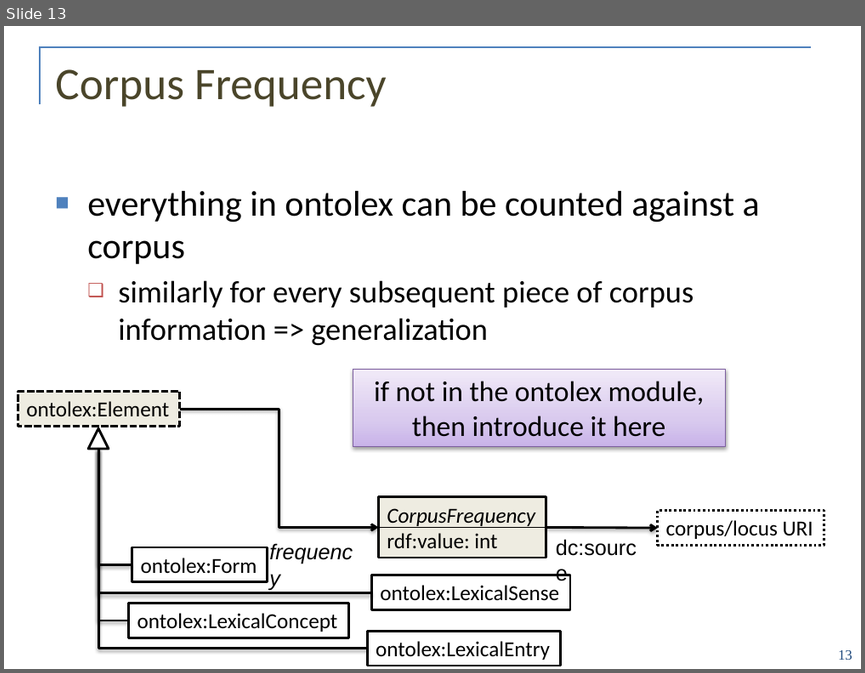
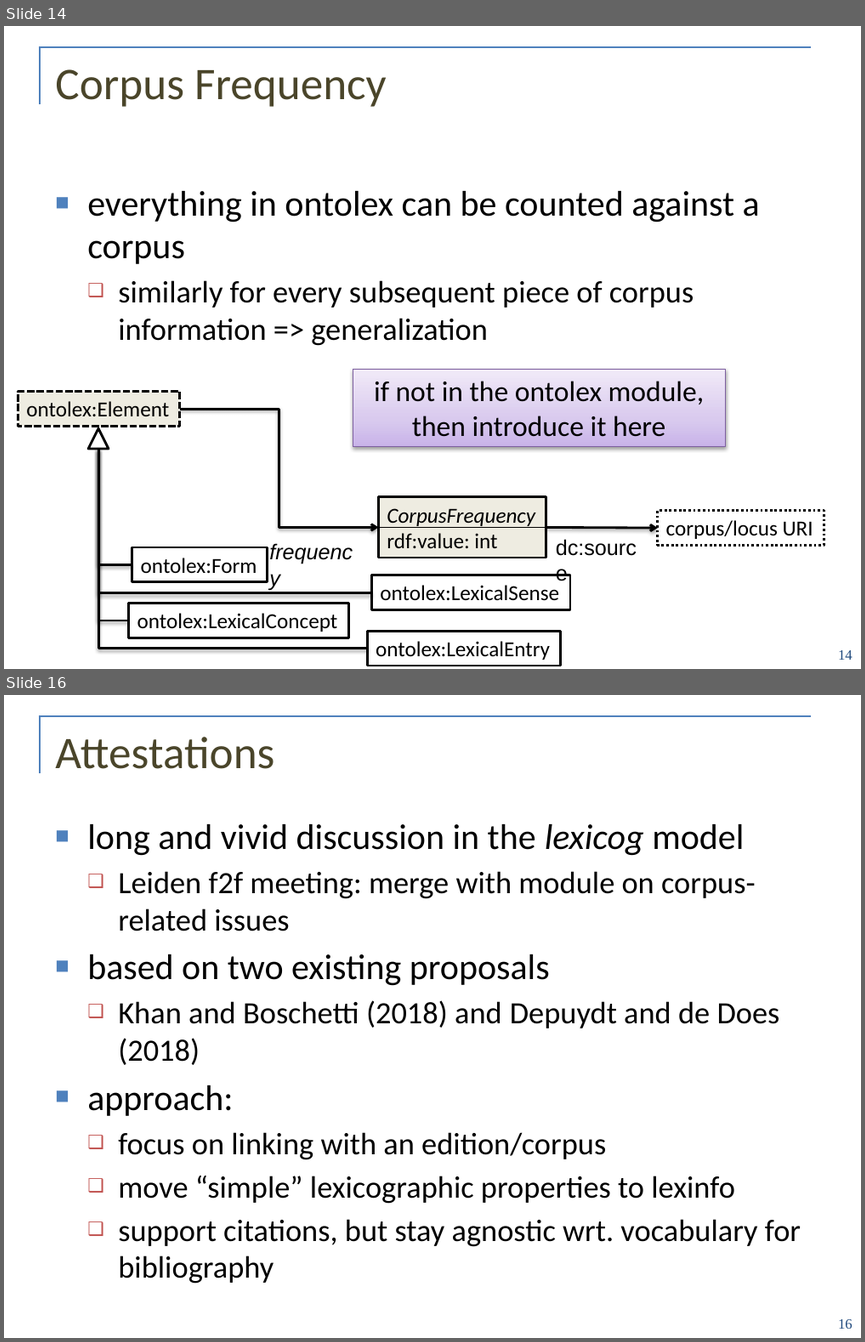
Before and after one commit to ontolex/frequency-attestation-corpus-information, a slide deck: doc/ontolex-f2f-leipzig-may2019.pptx. Shown one above the other, each under a label of ours: slide 13 before the commit, slides 14 and 16 after it; the slides between them are not shown. The pictures are 865x673 and 865x1342 pixels, drawn with LibreOffice and Linux fonts; fonts in the diff are those of the drawing; background and template pictures are left out. Boxes give left, top, right and bottom in pixels: in the first picture for what was removed or moved away, otherwise in the second. Text is boxed around its words. In the diff, an @@ line names an element or a change of style, - is before the commit and + after.

```diff
--- a/doc/ontolex-f2f-leipzig-may2019.pptx
+++ b/doc/ontolex-f2f-leipzig-may2019.pptx
@@ slide 16 added at bbox=[4, 695, 861, 1338], background #FFFFFF; not listed: 2 template elements that a slide beside it also shows @@
@@ title added at bbox=[55, 737, 274, 769], 38 pt, text #4A452A @@
+Attestations
@@ text added at bbox=[87, 824, 800, 1247], 26 pt, text #000000 @@
+■ long and vivid discussion in the lexicog model
+  ❑ Leiden f2f meeting: merge with module on corpus-related issues
+■ based on two existing proposals
+  ❑ Khan and Boschetti (2018) and Depuydt and de Does (2018)
+■ approach:
+  ❑ focus on linking with an edition/corpus
+  ❑ move “simple” lexicographic properties to lexinfo
+  ❑ support citations, but stay agnostic wrt. vocabulary for bibliography
@@ page number added at bbox=[838, 1319, 852, 1328], 12 pt, text #1F497D @@
+16
@@ what was slide 13 is now slide 14 @@
@@ page number at bbox=[838, 650, 852, 659]: text changed @@
-13
+14
```
Also in this commit, not shown: 1 slide changed, 17 other slides added.
